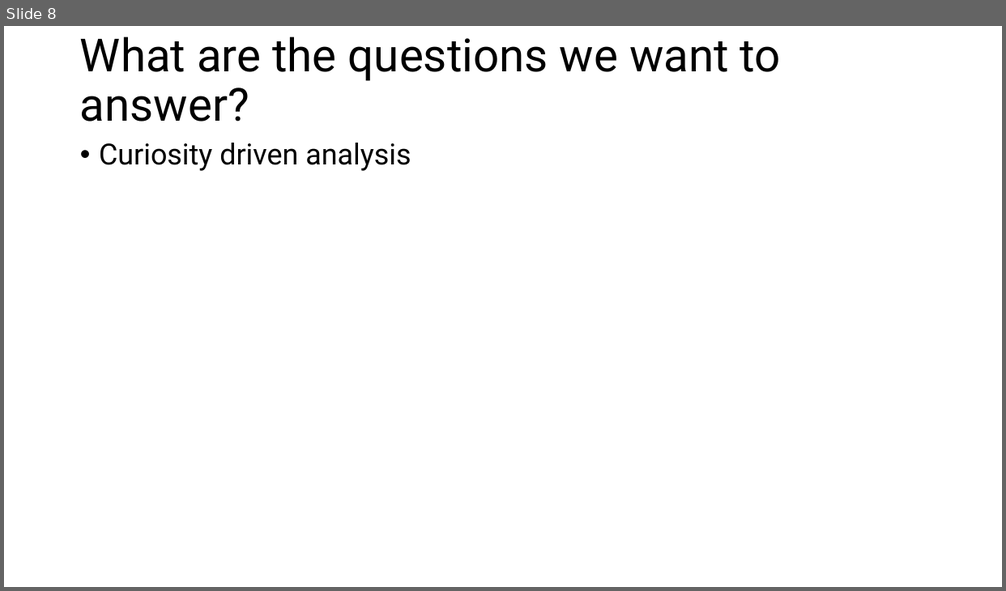
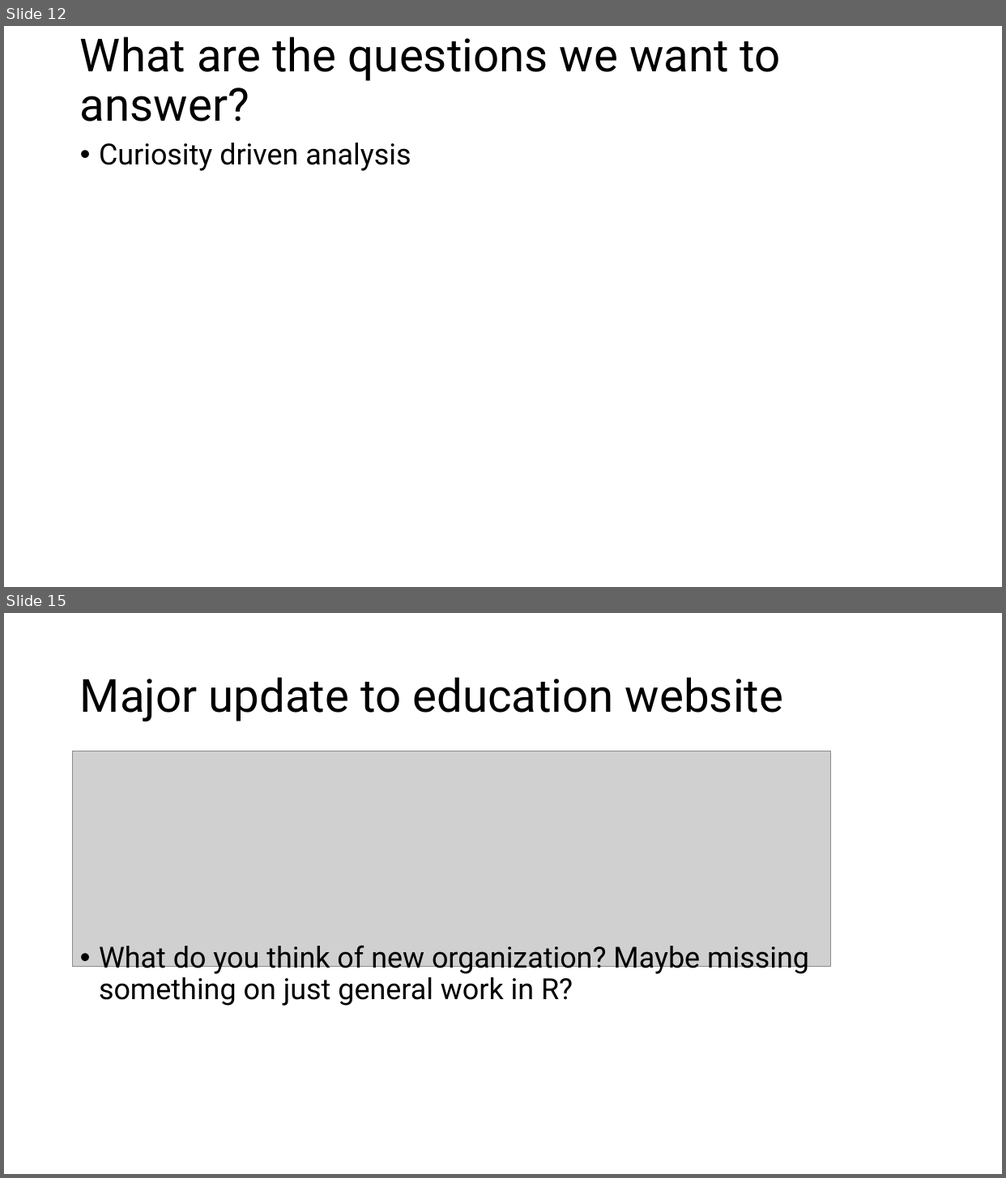
Before and after one commit to usckrc/macula_densa_scRNAseq, a slide deck: presentations/project_introduction_jwn.pptx. Shown one above the other, each under a label of ours: slide 8 before the commit, slides 12 and 15 after it; the slides between them are not shown. The pictures are 1006x591 and 1006x1178 pixels, drawn with LibreOffice and Linux fonts; fonts in the diff are those of the drawing; grey boxes stand for pictures. Boxes give left, top, right and bottom in pixels: in the first picture for what was removed or moved away, otherwise in the second. Text is boxed around its words. In the diff, an @@ line names an element or a change of style, - is before the commit and + after.

```diff
--- a/presentations/project_introduction_jwn.pptx
+++ b/presentations/project_introduction_jwn.pptx
@@ slide 15 added at (4,613,1002,1174), background #FFFFFF @@
@@ title added at (80,677,783,722), 44 pt, text #000000 @@
+Major update to education website
@@ picture added at (73,752,831,966) @@
@@ text added at (99,945,809,1006), 28 pt, text #000000 @@
+• What do you think of new organization? Maybe missing something on just general work in R?
@@ what was slide 8 is now slide 12 @@
```
Also in this commit, not shown: 5 slides changed, 11 other slides added, 3 slides removed, 4 other files.
